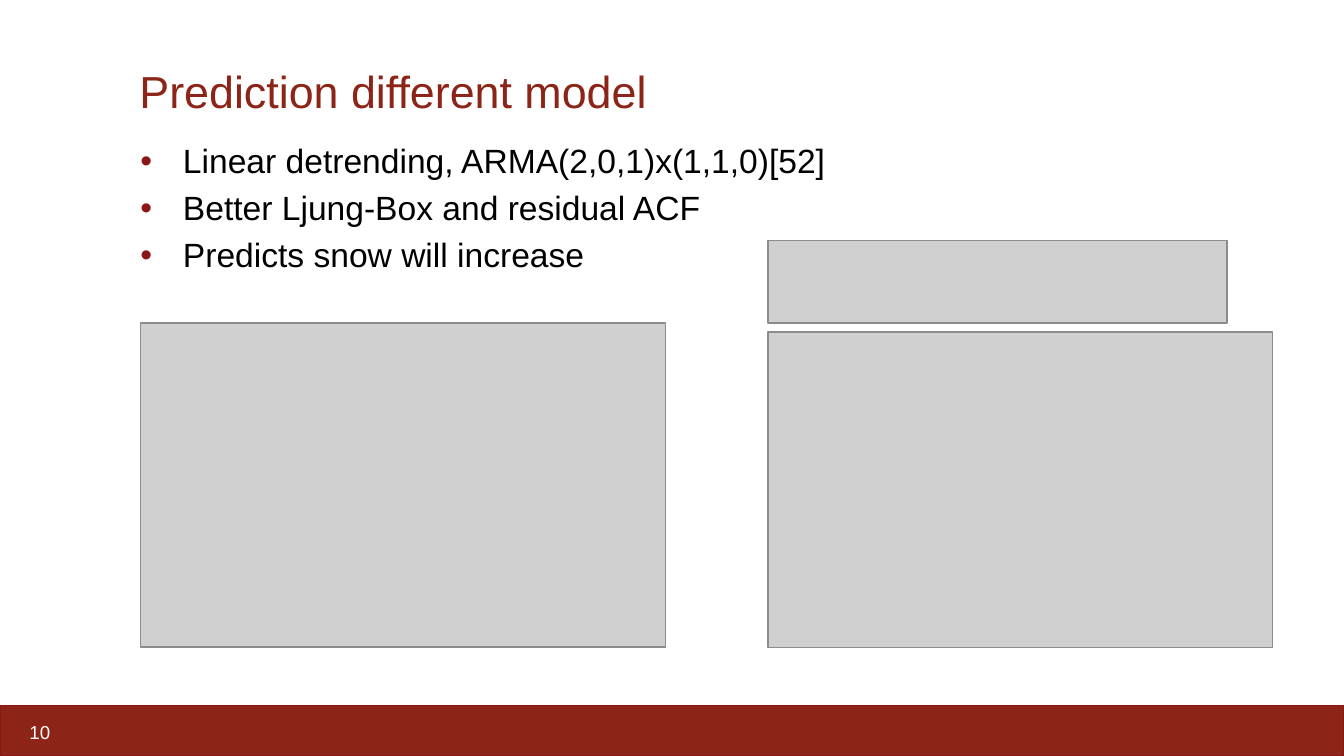
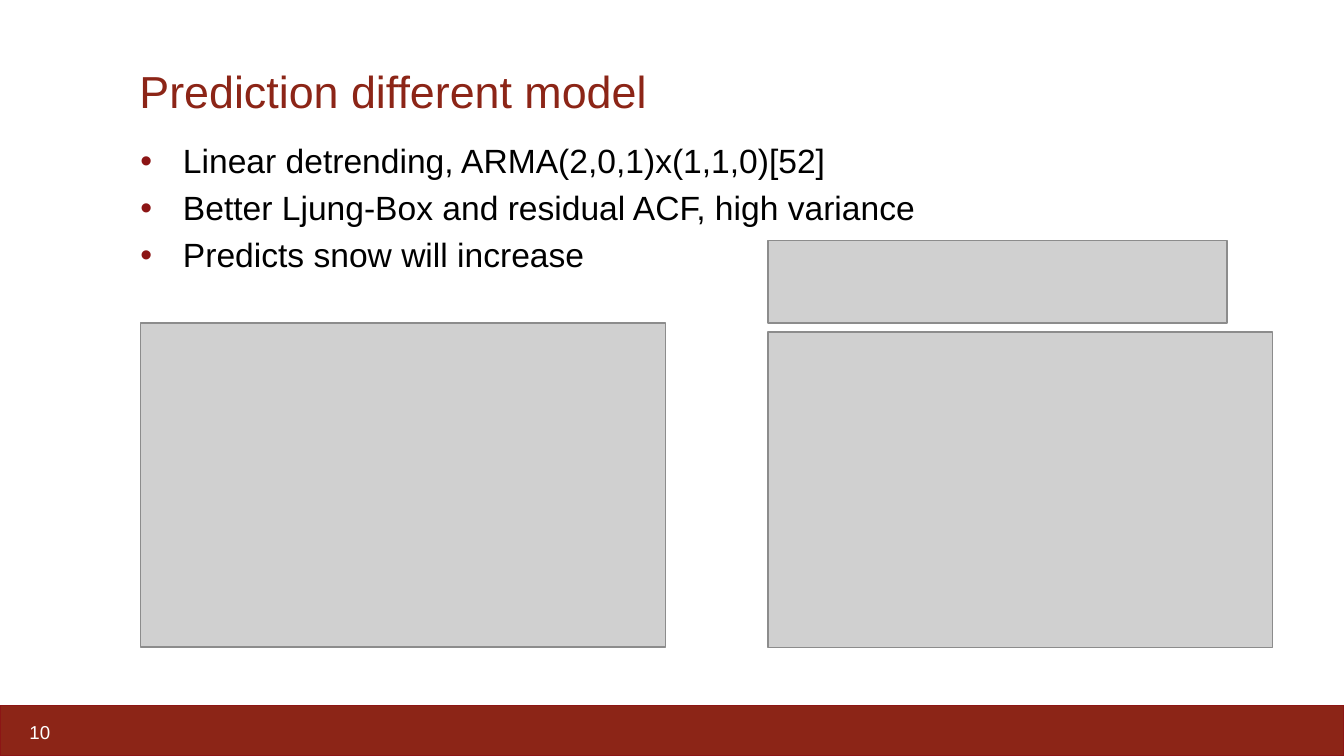
Before and after one commit to johnrapp/stat-221-time-series-project, a slide deck: slide 10 of Presentation.pptx. Drawn at 1344x756 pixels with LibreOffice and Linux fonts; fonts in the diff are those of the drawing; grey boxes stand for pictures. Boxes give left, top, right and bottom in pixels: in the first picture for what was removed or moved away, otherwise in the second. Text is boxed around its words. In the diff, an @@ line names an element or a change of style, - is before the commit and + after.

```diff
--- a/Presentation.pptx
+++ b/Presentation.pptx
@@ text at box(183, 195, 915, 226): text changed @@
-  • Better Ljung-Box and residual ACF
+  • Better Ljung-Box and residual ACF, high variance
```
Also in this commit, not shown: 6 other slides changed, 2 other files.
